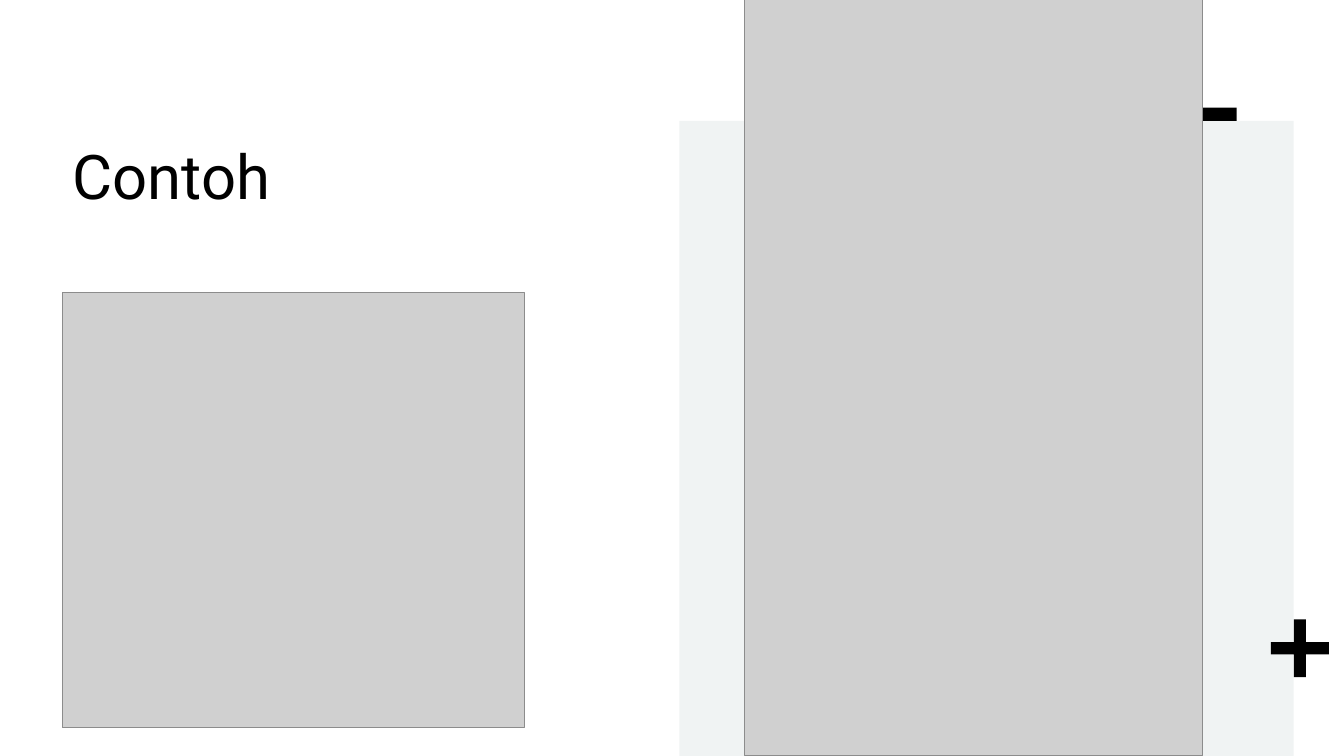
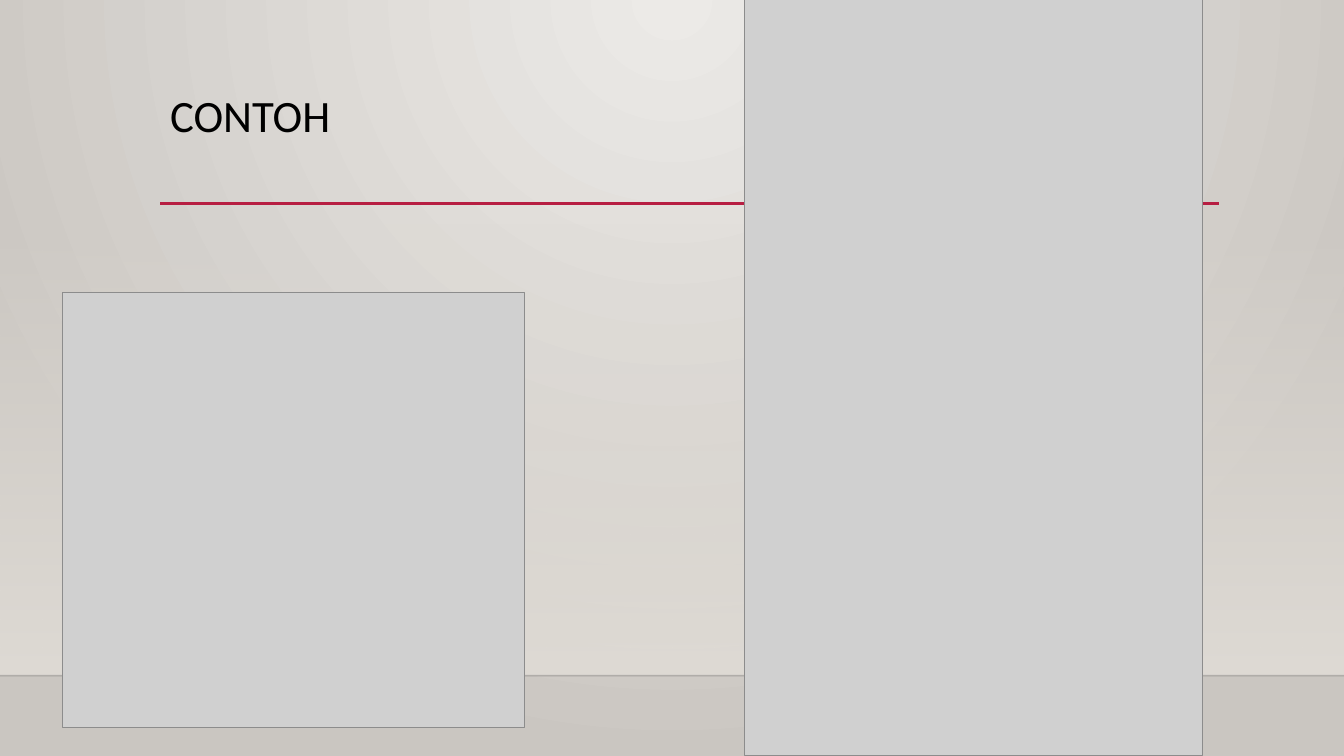
Before and after one commit to yordan-marcelino-marcus/testing-QA, a slide deck: slide 5 of UTS/UTS_Testing Dan QA Perangkat Lunak_Whitebox Testing, Unit Test dan CICD_Yordan Marcelino Marcus_201011401468.pptx. Drawn at 1344x756 pixels with LibreOffice and Linux fonts; fonts in the diff are those of the drawing; grey boxes stand for pictures; background and template pictures are left out. Boxes give left, top, right and bottom in pixels: in the first picture for what was removed or moved away, otherwise in the second. Text is boxed around its words. In the diff, an @@ line names an element or a change of style, - is before the commit and + after.

```diff
--- a/UTS/UTS_Testing Dan QA Perangkat Lunak_Whitebox Testing, Unit Test dan CICD_Yordan Marcelino Marcus_201011401468.pptx
+++ b/UTS/UTS_Testing Dan QA Perangkat Lunak_Whitebox Testing, Unit Test dan CICD_Yordan Marcelino Marcus_201011401468.pptx
@@ background #FFFFFF to gradient #ECEAE7 to #CAC7C1 @@
@@ title at box(170, 103, 330, 133): text changed; size 44 to 32 pt; font Roboto to Calibri @@
-Contoh
+CONTOH
@@ rectangle removed at box(1090, 108, 1237, 121) @@
@@ rectangle removed at box(680, 121, 1294, 756) @@
@@ line added from (160, 204) to (1220, 204), #B71E42 2.5 pt @@
@@ rectangle added at box(0, 223, 1344, 676), fill gradient #DFDBD5 @@
@@ plus removed at box(1271, 619, 1329, 677) @@
@@ line added from (0, 676) to (1344, 676), #000001 1 pt @@
```
Also in this commit, not shown: 7 other slides changed.
